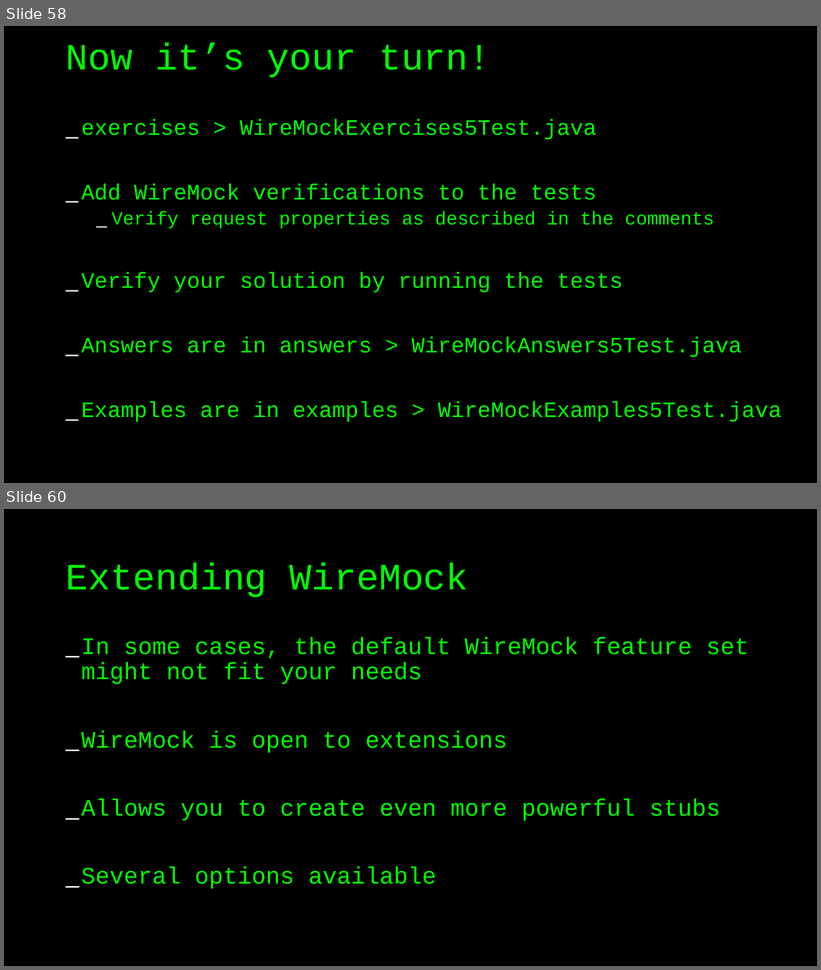
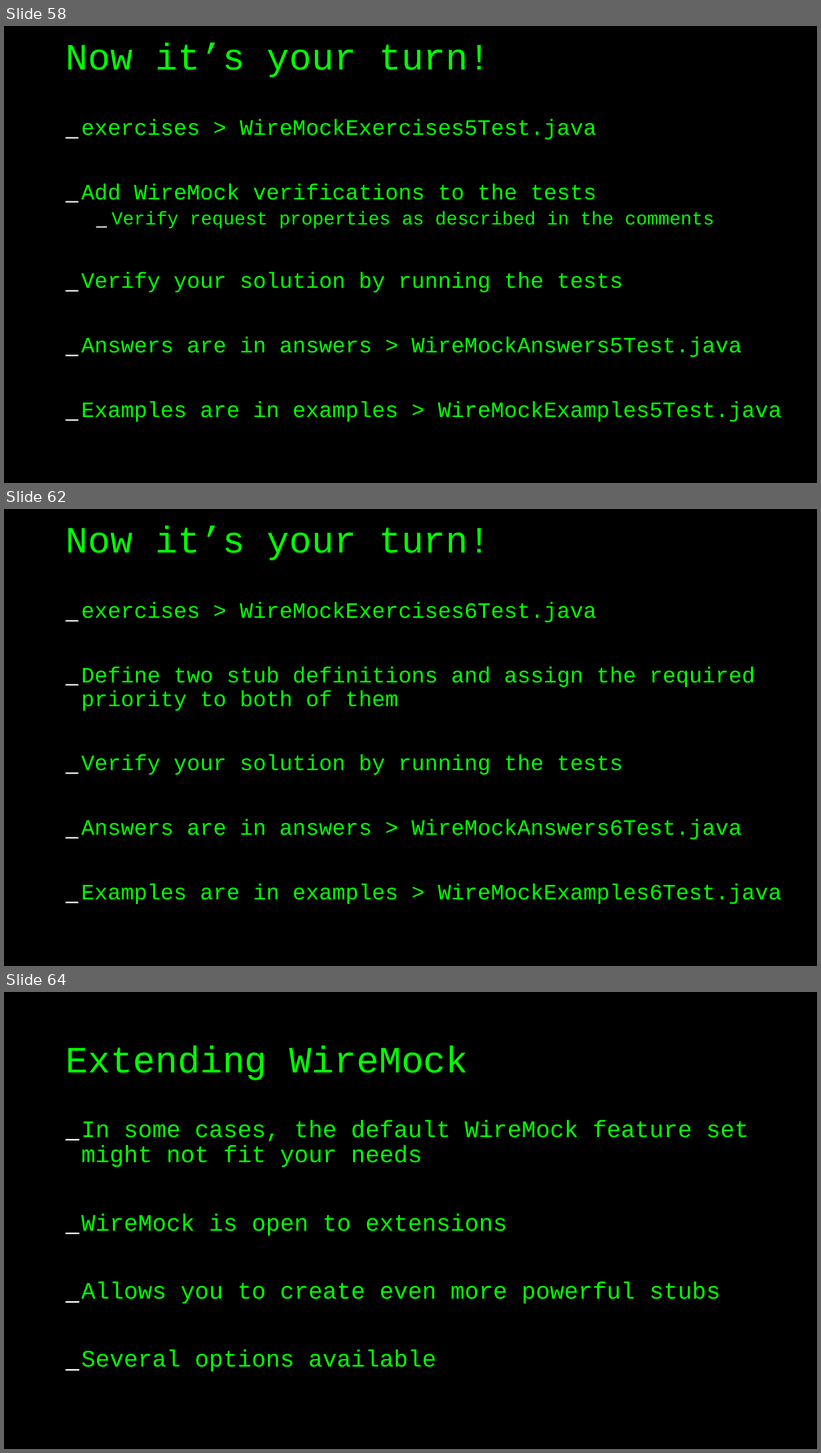
Before and after one commit to basdijkstra/wiremock-workshop, a slide deck: wiremock_workshop.odp. Shown one above the other, each under a label of ours: slides 58 and 60 before the commit, slides 58, 62 and 64 after it; the slides between them are not shown. The pictures are 821x970 and 821x1453 pixels, drawn with LibreOffice and Linux fonts; fonts in the diff are those of the drawing. Boxes give left, top, right and bottom in pixels: in the first picture for what was removed or moved away, otherwise in the second. Text is boxed around its words. In the diff, an @@ line names an element or a change of style, - is before the commit and + after.

```diff
--- a/wiremock_workshop.odp
+++ b/wiremock_workshop.odp
@@ slide 62 added at <box>4,509,817,966</box>, background #000000 @@
@@ title added at <box>66,525,490,560</box>, 44 pt, text #00FF00 @@
+Now it’s your turn!
@@ text added at <box>81,602,782,904</box>, 26 pt, text #00FF00 @@
+_ exercises > WireMockExercises6Test.java
+_ Define two stub definitions and assign the required priority to both of them
+_ Verify your solution by running the tests
+_ Answers are in answers > WireMockAnswers6Test.java
+_ Examples are in examples > WireMockExamples6Test.java
@@ what was slide 60 is now slide 64 @@
```
Also in this commit, not shown: 6 slides changed, 3 other slides added, 2 other files.
